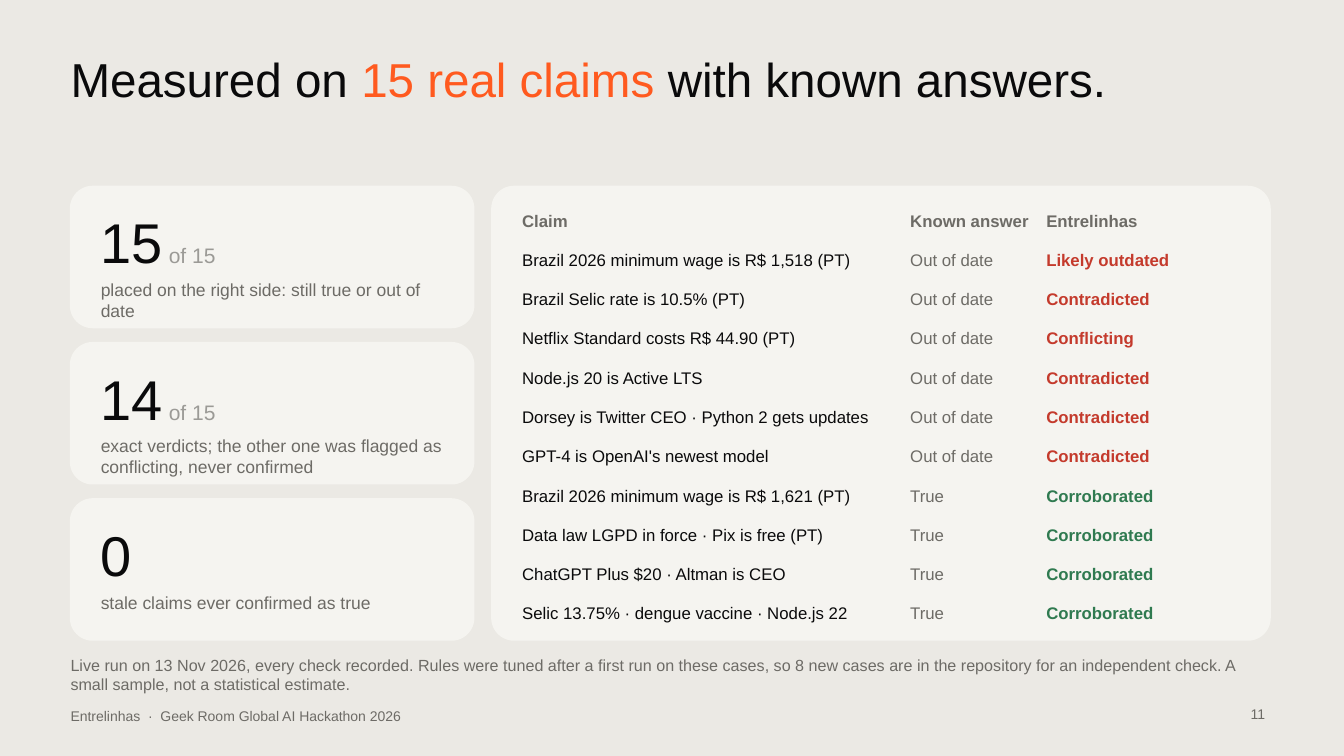
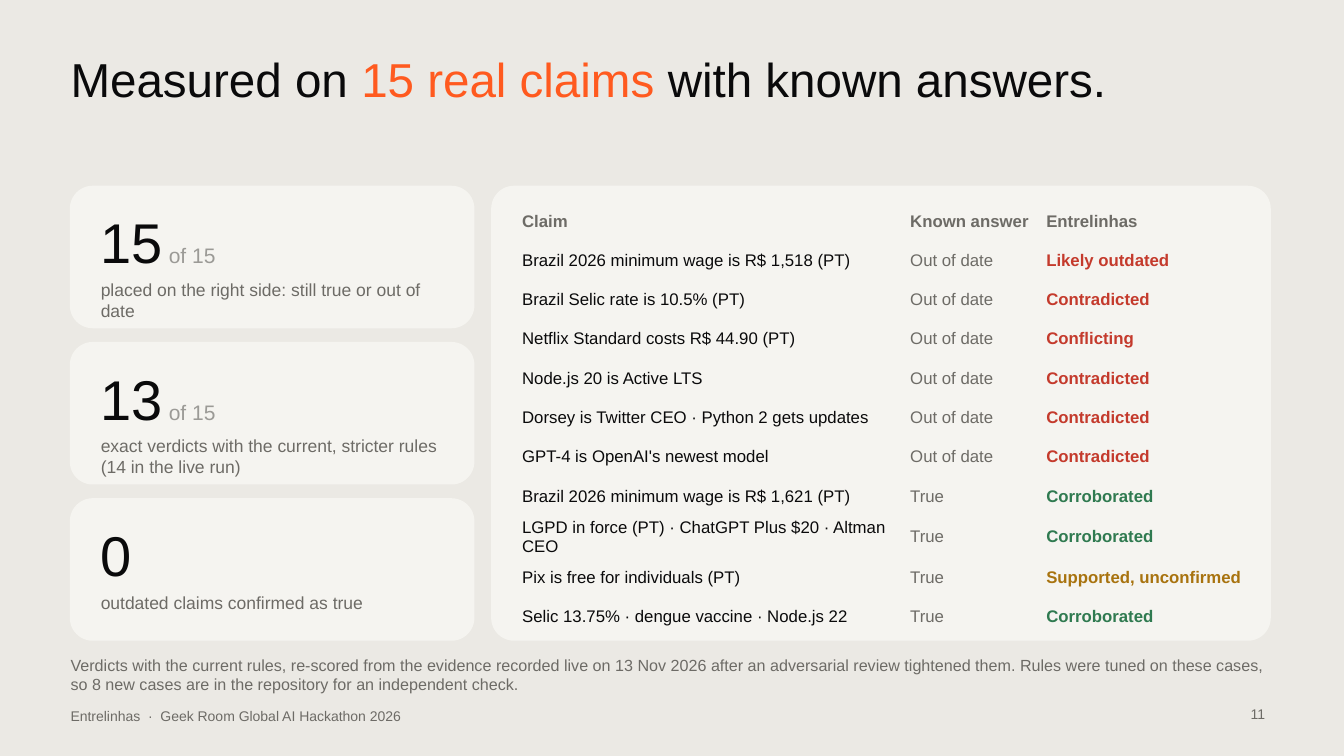
Before and after one commit to contatoalicecandido-lab/entrelinhas, a slide deck: slide 11 of submission/Entrelinhas_Pitch_Deck.pptx. Drawn at 1344x756 pixels with LibreOffice and Linux fonts; fonts in the diff are those of the drawing. Boxes give left, top, right and bottom in pixels: in the first picture for what was removed or moved away, otherwise in the second. Text is boxed around its words. In the diff, an @@ line names an element or a change of style, - is before the commit and + after.

```diff
--- a/submission/Entrelinhas_Pitch_Deck.pptx
+++ b/submission/Entrelinhas_Pitch_Deck.pptx
@@ table at [514, 202, 1250, 630] @@
-row 9, column 1: Data law LGPD in force · Pix is free (PT)
+row 9, column 1: LGPD in force (PT) · ChatGPT Plus $20 · Altman CEO
-row 10, column 1: ChatGPT Plus $20 · Altman is CEO
+row 10, column 1: Pix is free for individuals (PT)
-row 10, column 3: Corroborated
+row 10, column 3: Supported, unconfirmed
@@ text at [101, 381, 215, 421]: text changed @@
-14 of 15
+13 of 15
@@ text at [101, 439, 437, 477]: text changed @@
-exact verdicts; the other one was flagged as conflicting, never confirmed
+exact verdicts with the current, stricter rules (14 in the live run)
@@ text at [101, 596, 363, 609]: text changed @@
-stale claims ever confirmed as true
+outdated claims confirmed as true
@@ text at [71, 659, 1263, 694]: text changed @@
-Live run on 13 Nov 2026, every check recorded. Rules were tuned after a first run on these cases, so 8 new cases are in the repository for an independent check. A small sample, not a statistical estimate.
+Verdicts with the current rules, re-scored from the evidence recorded live on 13 Nov 2026 after an adversarial review tightened them. Rules were tuned on these cases, so 8 new cases are in the repository for an independent check.
```
Also in this commit, not shown: 5 other slides changed, 26 other files.
